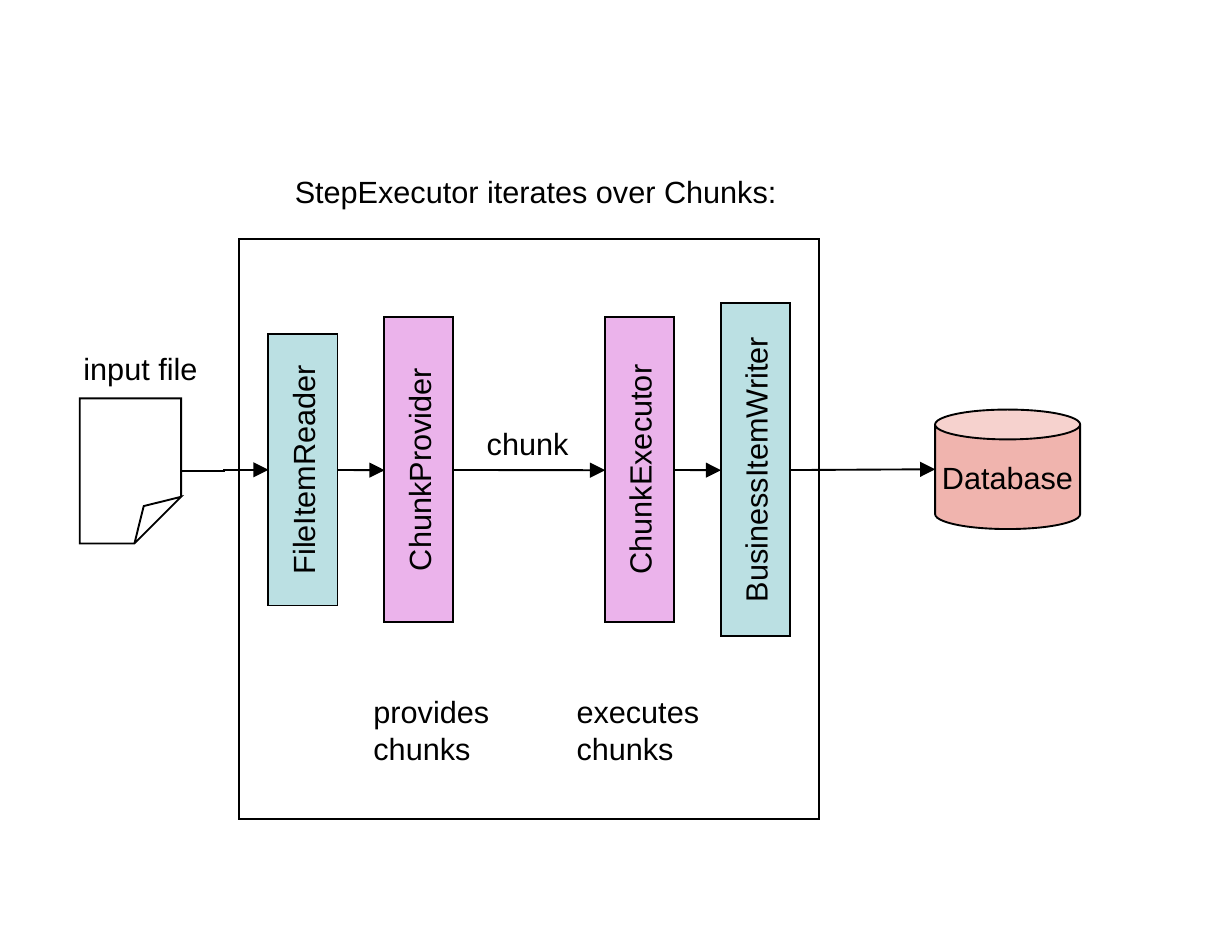
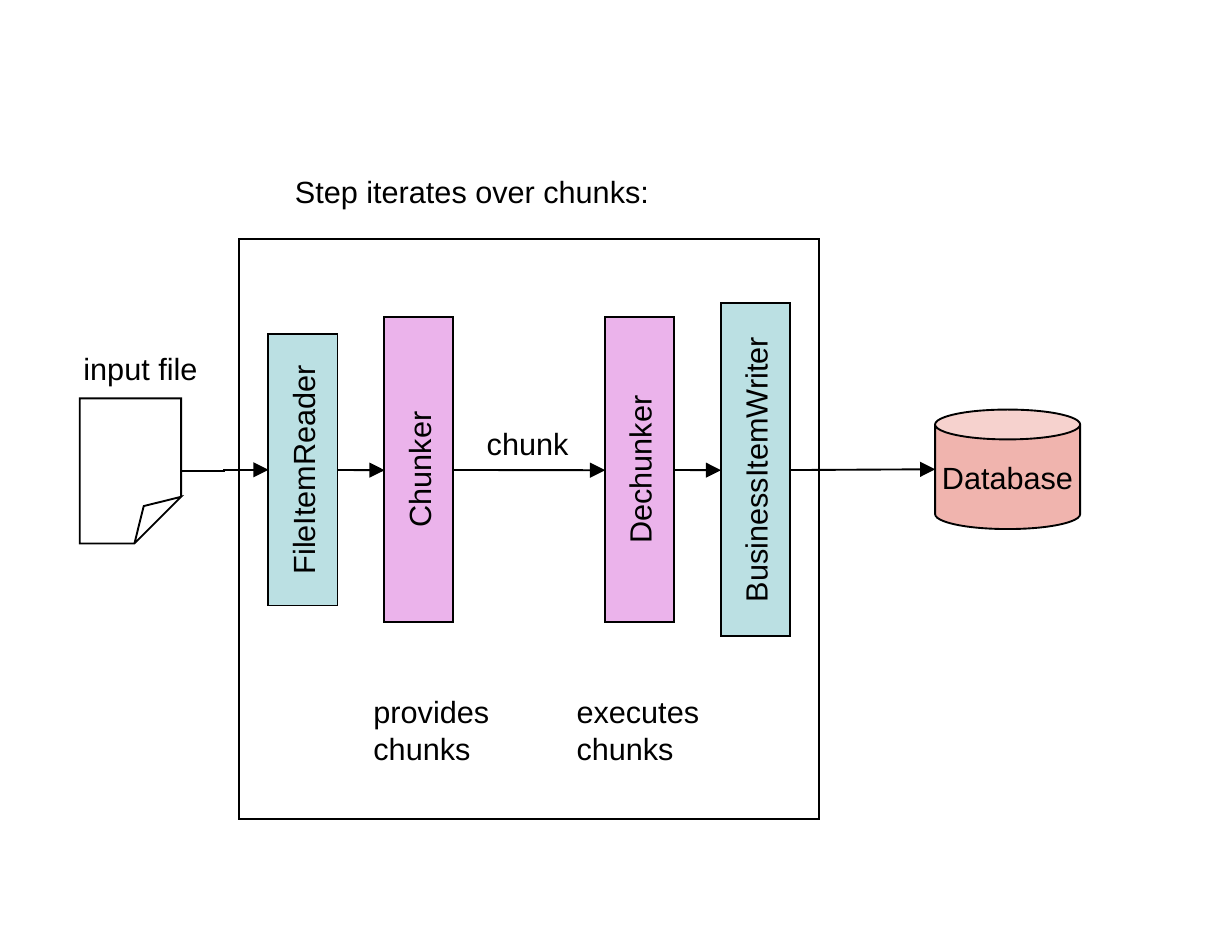
Before and after one commit to spring-projects/spring-batch, a slide deck: slide 2 of src/site/ppt/Figures.ppt. Drawn at 1232x942 pixels with LibreOffice and Linux fonts; fonts in the diff are those of the drawing. Boxes give left, top, right and bottom in pixels: in the first picture for what was removed or moved away, otherwise in the second. Text is boxed around its words. In the diff, an @@ line names an element or a change of style, - is before the commit and + after.

```diff
--- a/src/site/ppt/Figures.ppt
+++ b/src/site/ppt/Figures.ppt
@@ text at (x1=295, y1=180, x2=648, y2=209): text changed @@
-StepExecutor iterates over Chunks:
+Step iterates over chunks:
@@ text in rectangle at (x1=624, y1=409, x2=658, y2=539): text changed @@
-ChunkExecutor
+Dechunker
@@ text in rectangle at (x1=403, y1=423, x2=437, y2=525): text changed @@
-ChunkProvider
+Chunker
```
Also in this commit, not shown: 8 other slides changed, 1 slide removed, 1 other file.
